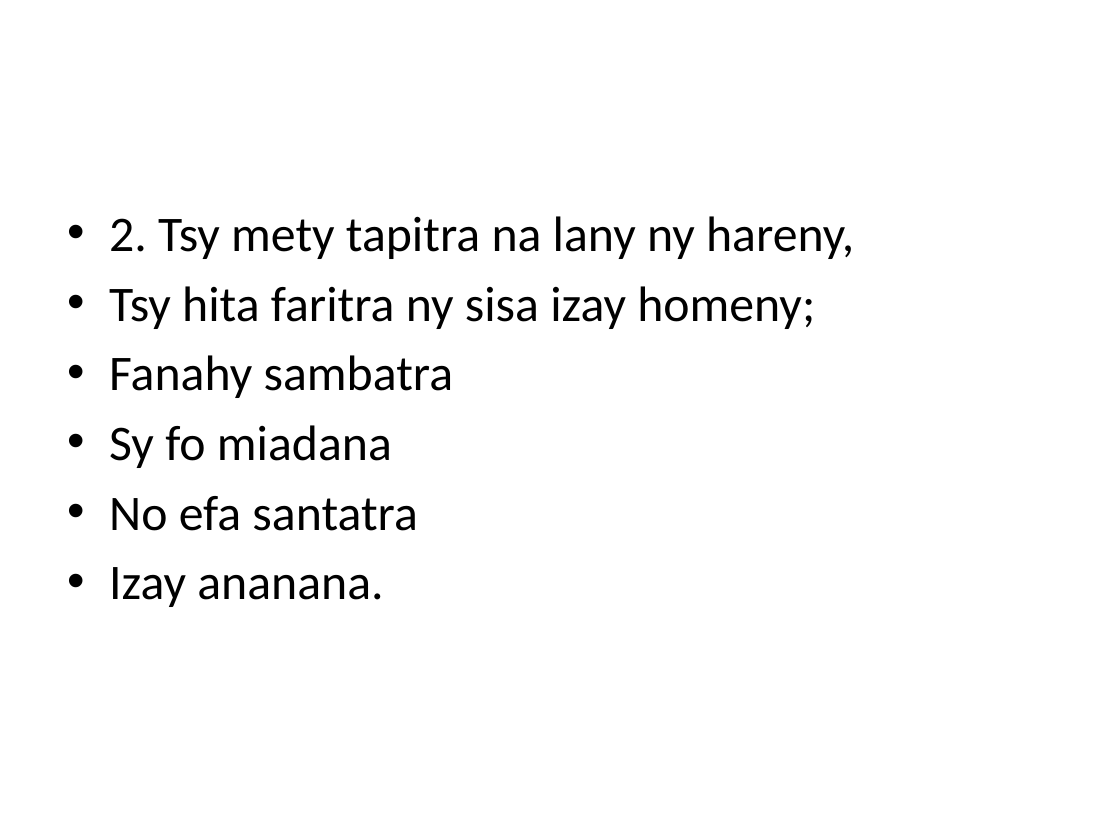
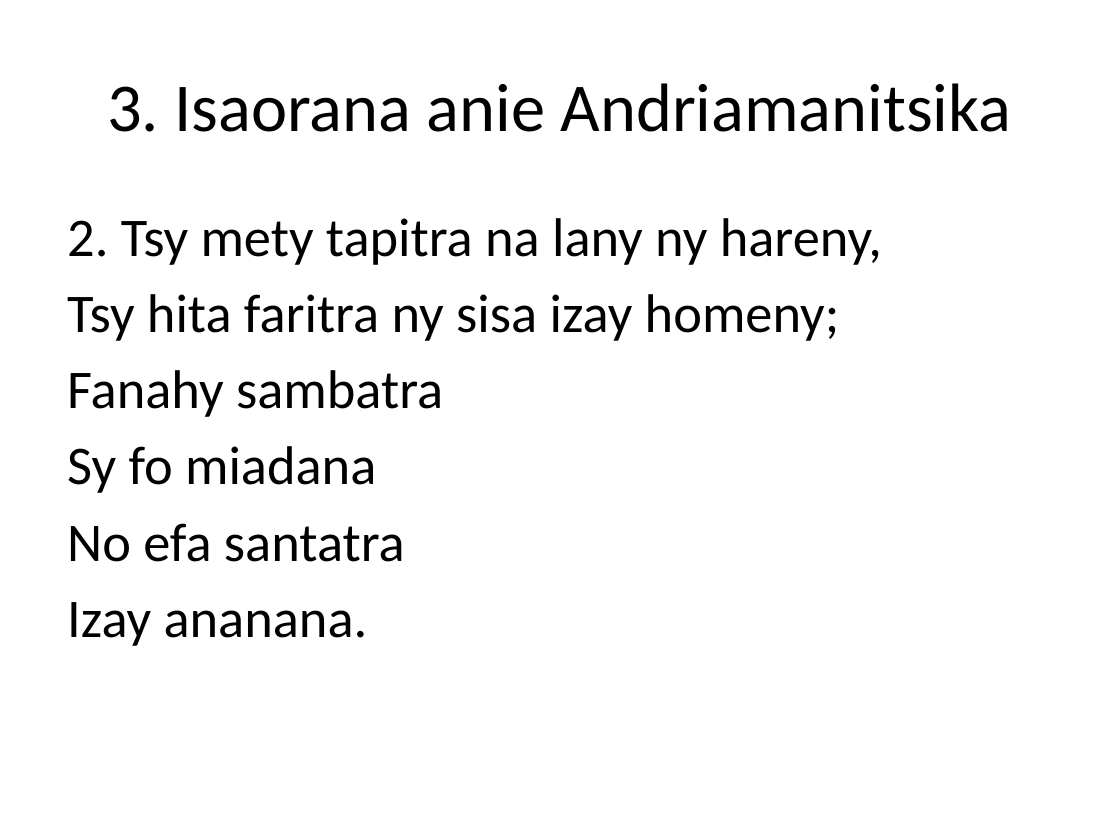
Before and after one commit to jojoX94/Powerpoint-cli--Python, a slide deck: slide 13 of chants.pptx. Drawn at 1120x840 pixels with LibreOffice and Linux fonts; fonts in the diff are those of the drawing. Boxes give left, top, right and bottom in pixels: in the first picture for what was removed or moved away, otherwise in the second. Text is boxed around its words. In the diff, an @@ line names an element or a change of style, - is before the commit and + after.

```diff
--- a/chants.pptx
+++ b/chants.pptx
@@ title added at [107,83,1012,132], 44 pt, text #000000 @@
+3. Isaorana anie Andriamanitsika
@@ text "2. Tsy mety tapitra na ..." at [67,218,882,646]: size 32 to 35 pt; bullet • to none @@
```
Also in this commit, not shown: 10 other slides changed, 1 other file.
